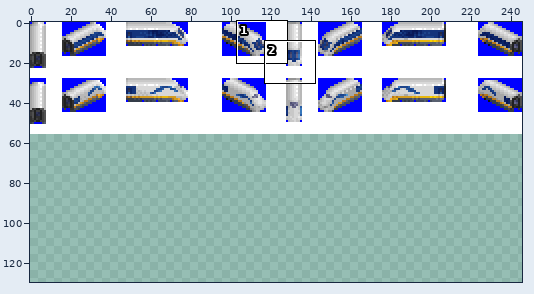
A sprite sheet gets an edit: src/maglev.png. Above: a wide view before the commit, with the close-up outlined.
Close-up. First the earlier version:
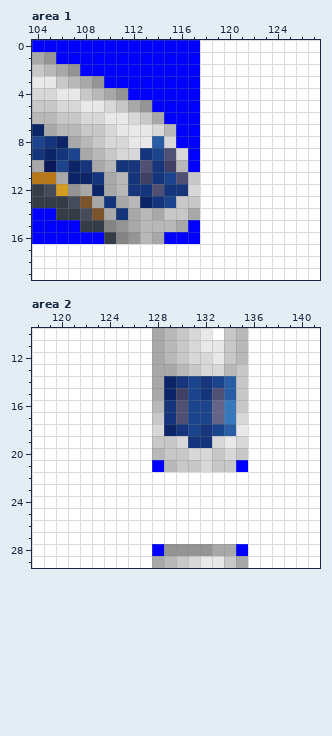
The file is 246x56 pixels. Colours within 5 levels of each other are drawn and written as one. Shown: area 1: x 104..127, y 0..19; area 2: x 118..141, y 10..29. The old version is drawn lined up with the new one, on the new canvas. The commit also changed other parts of the picture, which this record leaves out.
After the commit:
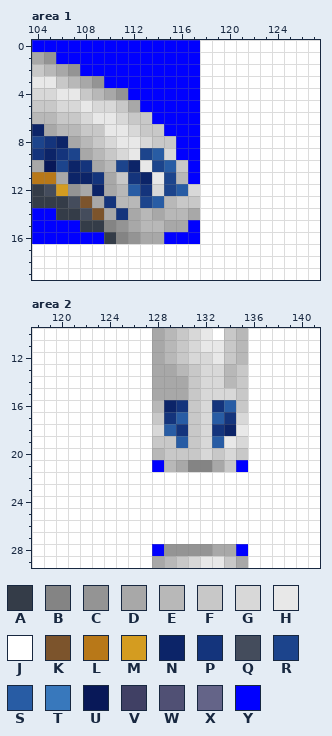
Palette (. is transparent): A #343c48  B #848484  C #949494  D #a8a8a8  E #b8b8b8  F #c8c8c8  G #d8d8d8  H #e8e8e8  J #ffffff  K #7c542c  L #b87818  M #d49c20  N #0c2468  P #14347c  Q #444c5c  R #1c448c  S #285ca4  T #3878bc  U #081858  V #404064  W #505074  X #646488  Y #0000ff
The exact change:
canvas 246x56 -> 246x130
--- area 1
@@ x 107..119 @@
  4 HFEDCYYYYYYJJ
- 5 GHHGFDCYYYYJJ
- 6 FGGHHGFDYYYJJ
- 7 EFFGHHHGEYYJJ
- 8 DEFGGHHSGYYJJ
- 9 RDEFGGPRWGYJJ
-10 NPDEPPWPVEYJJ
-11 NNPDEPVPRWFJJ
-12 CDNDEPPWPPGJJ
-13 QKDPDENPRFFJJ
-14 AQKDPDEDFFDJJ
-15 YAABCDEEEDYJJ
-16 YYYABCEDYYYJJ
+ 5 GHGGFDYYYYYJJ
+ 6 FGHHGFFYYYYJJ
+ 7 EFFHHGFFYYYJJ
+ 8 DEFGHHGFFYYJJ
+ 9 RDEFGHRSGYYJJ
+10 NPDERNHRSFYJJ
+11 NNPDFPNHREYJJ
+12 CDNDESPGRSGJJ
+13 QKDPEERSEFFJJ
+14 AQKDPDEDEEDJJ
+15 YAABCDEEDDYJJ
+16 YYYABCDDYYYJJ
 17 JJJJJJJJJJJJJ
--- area 2
@@ x 127..136 @@
 13 JDDEFGGEFJ
-14 JDNPRPRSFJ
-15 JDNVRPWSFJ
-16 JEPWRRXTFJ
-17 JFPWRRXTGJ
-18 JGNPRPRSHJ
-19 JFFGPPGHGJ
-20 JEFFGGFGFJ
-21 JYEFFGFFYJ
+14 JDDDFGGEFJ
+15 JDDDFGGGFJ
+16 JENPFGPSFJ
+17 JFPSFGSPGJ
+18 JGSPFGPNHJ
+19 JFFSFGSHGJ
+20 JEFFFGFGFJ
+21 JYEDBBDFYJ
 22 JJJJJJJJJJ
Pixel boxes of the changes (left, top, right, bottom) in both close-ups:
changed: (92, 100, 200, 244)
changed: (164, 376, 236, 472)
